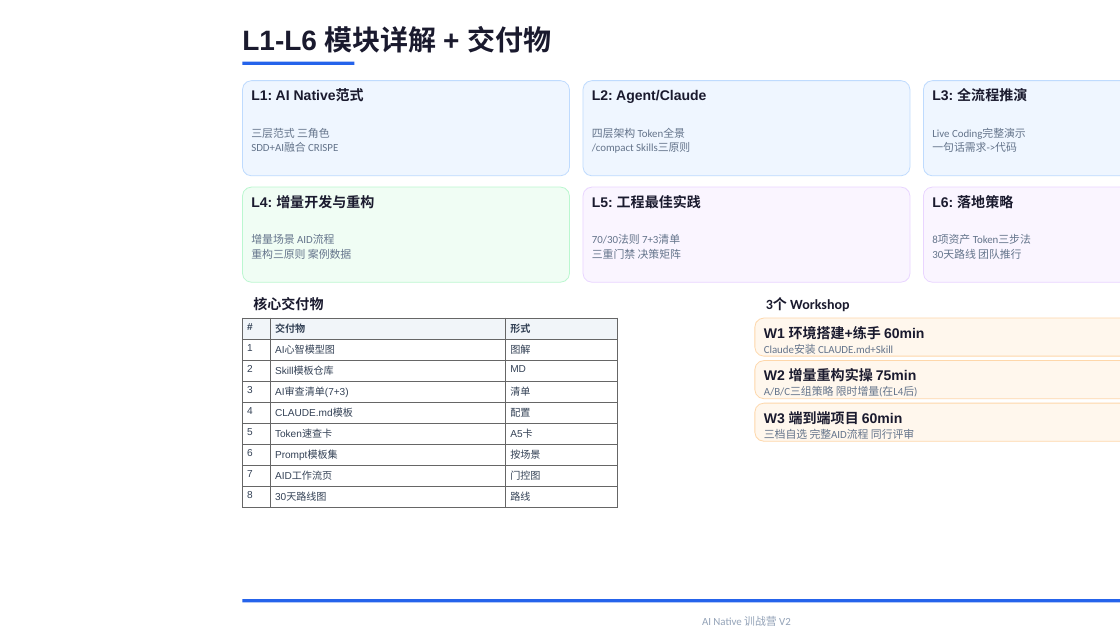
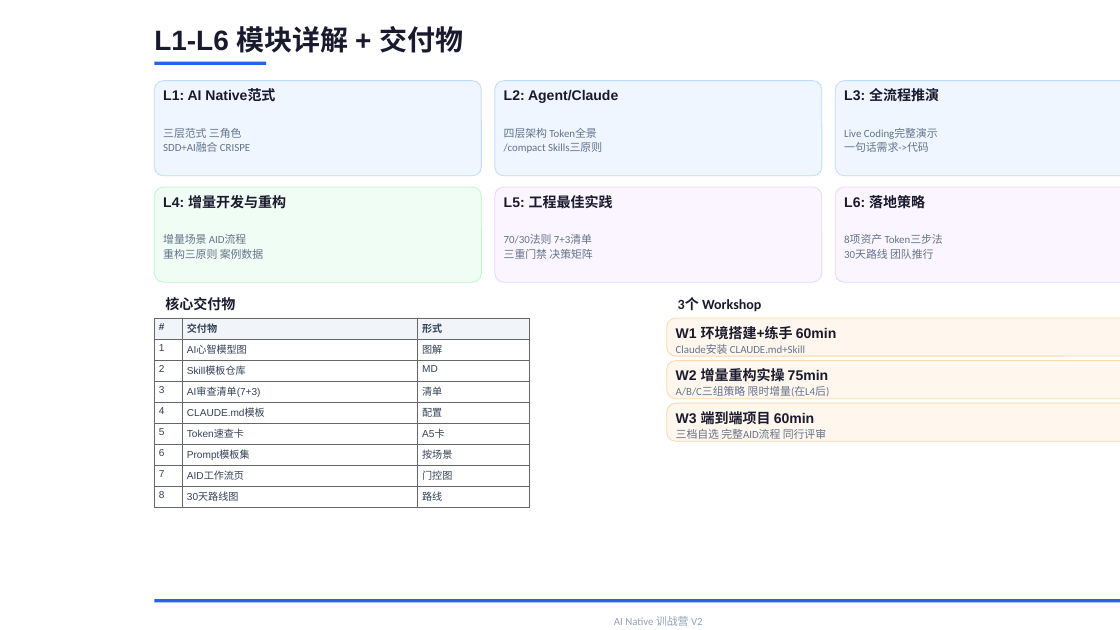
Before and after one commit to JungleTestLabs/ai-coding-training, a slide deck: slide 5 of docs/AI-Native-训战营-介绍与日程.pptx. Drawn at 1120x630 pixels with LibreOffice and Linux fonts; fonts in the diff are those of the drawing. Boxes give left, top, right and bottom in pixels: in the first picture for what was removed or moved away, otherwise in the second. Text is boxed around its words. In the diff, an @@ line names an element or a change of style, - is before the commit and + after.

```diff
--- a/docs/AI-Native-训战营-介绍与日程.pptx
+++ b/docs/AI-Native-训战营-介绍与日程.pptx
@@ rounded rectangle: place and size @@
-rounded rectangle at (923,81,1120,176)
+rounded rectangle at (836,81,1120,176)
@@ 22 texts, 7 rounded rectangles, 2 rectangles, 1 table: place and size @@
-22 texts, 7 rounded rectangles, 2 rectangles, 1 table at (242,26,1120,626)
+22 texts, 7 rounded rectangles, 2 rectangles, 1 table at (154,26,1120,626)
@@ rounded rectangle: place and size @@
-rounded rectangle at (923,187,1120,282)
+rounded rectangle at (836,187,1120,282)
```
Also in this commit, not shown: 5 other slides changed.
